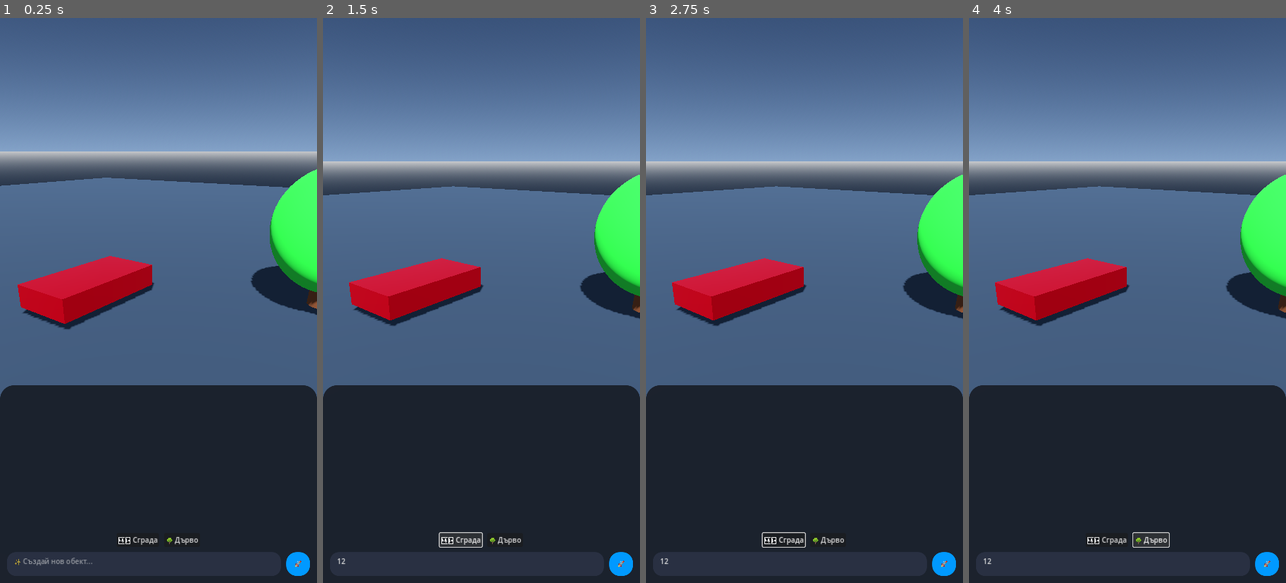
Above: before the commit, frames 1-4 (left to right).
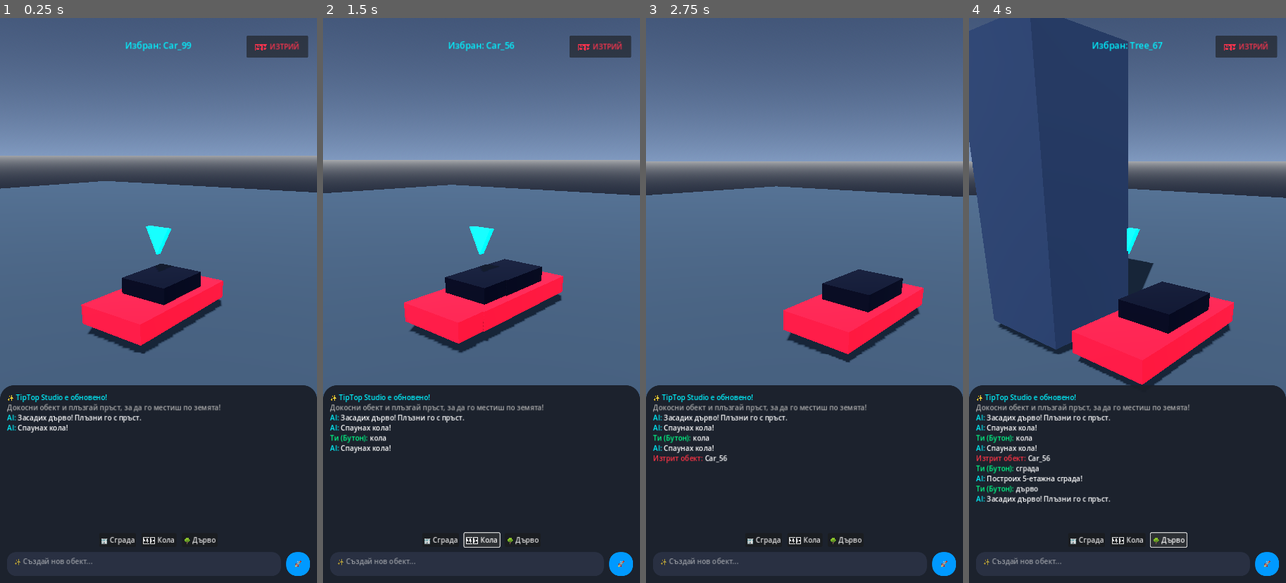
Above: after the commit, the same moments.

Repository: stanbg96/tiptop-game-engine
Game: Godot game, scene res://scenes/Main.tscn
Same seed, same stepped clock (60 frames per second), same inputs: the game is played once before the commit and once after it.
Inputs (mouse positions are in pixels of both pictures, inside the frame that each line leads up to):
- Up to frame 1 (0.25 s): no input
- Up to frame 2 (1.5 s): click (465, 566) at 0.52 s; type "12" at 0.6 s; click "🏎️ Сграда" (after the commit: "🏎️ Кола") at 1.25 s
- Up to frame 3 (2.75 s): click (924, 46) at 2 s, where only the run after the commit has a clickable "🗑️ ИЗТРИЙ"
- Up to frame 4 (4 s): click (1086, 537) at 2.75 s, where only the run after the commit has a clickable "🏢 Сграда"; click "🌳 Дърво" at 3.5 s

The runs differ from the first frame. In frame 1, 14% of the frame differs, in the area x 0-100%, y 3-94%; in frame 2, 16%; in frame 3, 15%; in frame 4, 39%, in the area x 0-100%, y 0-97%.
Error before the commit: Cannot call method 'append_text' on a null value. (res://scripts/StudioManager.gd:87)
Error after the commit: Invalid access to property or key 'size' on a base object of type 'CylinderMesh'. (res://scripts/StudioManager.gd:176)

Commit message:
Modern UX: Drag & Drop objects with finger, smart AI chat spawner, remove D-Pad

Diff:
--- a/scenes/Main.tscn
+++ b/scenes/Main.tscn
@@ -1,11 +1,11 @@
-[gd_scene load_steps=22 format=3 uid="uid://cxup6s1g2km8y"]
+[gd_scene load_steps=10 format=3 uid="uid://cxup6s1g2km8y"]
 
 [ext_resource type="Script" path="res://scripts/StudioManager.gd" id="1_mgr"]
 
 [sub_resource type="ProceduralSkyMaterial" id="ProceduralSkyMaterial_1"]
-sky_top_color = Color(0.12, 0.18, 0.28, 1)
-sky_horizon_color = Color(0.4, 0.5, 0.65, 1)
-ground_bottom_color = Color(0.1, 0.14, 0.2, 1)
+sky_top_color = Color(0.18, 0.25, 0.38, 1)
+sky_horizon_color = Color(0.5, 0.6, 0.75, 1)
+ground_bottom_color = Color(0.12, 0.15, 0.22, 1)
 
 [sub_resource type="Sky" id="Sky_1"]
 sky_material = SubResource("ProceduralSkyMaterial_1")
@@ -14,16 +14,15 @@
 background_mode = 2
 sky = SubResource("Sky_1")
 ambient_light_source = 2
-ambient_light_color = Color(0.6, 0.65, 0.75, 1)
+ambient_light_color = Color(0.65, 0.72, 0.82, 1)
 ambient_light_energy = 0.8
-tonemap_mode = 2
 
 [sub_resource type="PlaneMesh" id="PlaneMesh_floor"]
 size = Vector2(100, 100)
 
 [sub_resource type="StandardMaterial3D" id="StandardMaterial3D_floor"]
-albedo_color = Color(0.15, 0.2, 0.25, 1)
-roughness = 0.8
+albedo_color = Color(0.18, 0.24, 0.3, 1)
+roughness = 0.9
 
 [sub_resource type="BoxShape3D" id="BoxShape3D_floor"]
 size = Vector3(100, 0.5, 100)
@@ -35,32 +34,6 @@
 albedo_color = Color(0, 0.95, 1, 1)
 emission_enabled = true
 emission = Color(0, 0.95, 1, 1)
-
-[sub_resource type="BoxMesh" id="BoxMesh_car"]
-size = Vector3(2.2, 0.8, 4.4)
-
-[sub_resource type="StandardMaterial3D" id="StandardMaterial3D_car"]
-albedo_color = Color(0.9, 0.05, 0.15, 1)
-metallic = 0.8
-roughness = 0.2
-
-[sub_resource type="BoxShape3D" id="BoxShape3D_car"]
-size = Vector3(2.2, 0.8, 4.4)
-
-[sub_resource type="CylinderMesh" id="CylinderMesh_trunk"]
-top_radius = 0.4
-bottom_radius = 0.5
-height = 2.0
-
-[sub_resource type="StandardMaterial3D" id="StandardMaterial3D_trunk"]
-albedo_color = Color(0.35, 0.2, 0.1, 1)
-
-[sub_resource type="SphereMesh" id="SphereMesh_leaves"]
-radius = 2.0
-height = 4.0
-
-[sub_resource type="StandardMaterial3D" id="StandardMaterial3D_leaves"]
-albedo_color = Color(0.15, 0.65, 0.2, 1)
 
 [sub_resource type="StyleBoxFlat" id="StyleBoxFlat_chat_bg"]
 bg_color = Color(0.1, 0.12, 0.16, 0.95)
@@ -112,33 +85,9 @@
 
 [node name="WorldObjects" type="Node3D" parent="."]
 
-[node name="SportCar" type="StaticBody3D" parent="WorldObjects" groups=["selectable"]]
-transform = Transform3D(1, 0, 0, 0, 1, 0, 0, 0, 1, -3, 0.4, 0)
-
-[node name="Body" type="MeshInstance3D" parent="WorldObjects/SportCar"]
-mesh = SubResource("BoxMesh_car")
-surface_material_override/0 = SubResource("StandardMaterial3D_car")
-
-[node name="Col" type="CollisionShape3D" parent="WorldObjects/SportCar"]
-shape = SubResource("BoxShape3D_car")
-
-[node name="Tree" type="StaticBody3D" parent="WorldObjects" groups=["selectable"]]
-transform = Transform3D(1, 0, 0, 0, 1, 0, 0, 0, 1, 4, 1, -4)
-
-[node name="Trunk" type="MeshInstance3D" parent="WorldObjects/Tree"]
-mesh = SubResource("CylinderMesh_trunk")
-surface_material_override/0 = SubResource("StandardMaterial3D_trunk")
-
-[node name="Leaves" type="MeshInstance3D" parent="WorldObjects/Tree"]
-transform = Transform3D(1, 0, 0, 0, 1, 0, 0, 0, 1, 0, 1.5, 0)
-mesh = SubResource("SphereMesh_leaves")
-surface_material_override/0 = SubResource("StandardMaterial3D_leaves")
-
-[node name="Col" type="CollisionShape3D" parent="WorldObjects/Tree"]
-shape = SubResource("BoxShape3D_car")
-
 [node name="Camera3D" type="Camera3D" parent="."]
 transform = Transform3D(1, 0, 0, 0, 0.866025, 0.5, 0, -0.5, 0.866025, 0, 6, 10)
+current = true
 
 [node name="UI" type="CanvasLayer" parent="."]
 
@@ -147,6 +96,7 @@
 anchor_right = 1.0
 anchor_bottom = 0.65
 grow_horizontal = 2
+mouse_filter = 2
 
 [node name="SelectedName" type="Label" parent="UI/ToolsOverlay"]
 layout_mode = 1
@@ -159,62 +109,16 @@
 text = "Избран обект"
 horizontal_alignment = 1
 
-[node name="DPad" type="Control" parent="UI/ToolsOverlay"]
-layout_mode = 1
-anchors_preset = 2
-anchor_top = 1.0
-anchor_bottom = 1.0
-offset_left = 32.0
-offset_top = -220.0
-offset_right = 182.0
-offset_bottom = -70.0
-grow_vertical = 0
-
-[node name="Up" type="Button" parent="UI/ToolsOverlay/DPad"]
-layout_mode = 0
-offset_left = 50.0
-offset_top = 0.0
-offset_right = 110.0
-offset_bottom = 50.0
-text = "▲"
-
-[node name="Down" type="Button" parent="UI/ToolsOverlay/DPad"]
-layout_mode = 0
-offset_left = 50.0
-offset_top = 100.0
-offset_right = 110.0
-offset_bottom = 150.0
-text = "▼"
-
-[node name="Left" type="Button" parent="UI/ToolsOverlay/DPad"]
-layout_mode = 0
-offset_left = 0.0
-offset_top = 50.0
-offset_right = 50.0
-offset_bottom = 100.0
-text = "◀"
-
-[node name="Right" type="Button" parent="UI/ToolsOverlay/DPad"]
-layout_mode = 0
-offset_left = 110.0
-offset_top = 50.0
-offset_right = 160.0
-offset_bottom = 100.0
-text = "▶"
-
 [node name="DeleteBtn" type="Button" parent="UI/ToolsOverlay"]
 layout_mode = 1
-anchors_preset = 3
+anchors_preset = 1
 anchor_left = 1.0
-anchor_top = 1.0
 anchor_right = 1.0
-anchor_bottom = 1.0
-offset_left = -110.0
-offset_top = -120.0
-offset_right = -32.0
-offset_bottom = -70.0
+offset_left = -160.0
+offset_top = 40.0
+offset_right = -20.0
+offset_bottom = 90.0
 grow_horizontal = 0
-grow_vertical = 0
 theme_override_colors/font_color = Color(1, 0.2, 0.3, 1)
 text = "🗑️ ИЗТРИЙ"
 
@@ -249,9 +153,13 @@
 alignment = 1
 theme_override_constants/separation = 12
 
+[node name="BtnBld" type="Button" parent="UI/ChatPanel/VBox/Chips"]
+layout_mode = 2
+text = "🏢 Сграда"
+
 [node name="BtnCar" type="Button" parent="UI/ChatPanel/VBox/Chips"]
 layout_mode = 2
-text = "🏎️ Сграда"
+text = "🏎️ Кола"
 
 [node name="BtnTree" type="Button" parent="UI/ChatPanel/VBox/Chips"]
 layout_mode = 2
@@ -281,11 +189,8 @@
 theme_override_styles/normal = SubResource("StyleBoxFlat_send_btn")
 text = "🚀"
 
-[connection signal="pressed" from="UI/ToolsOverlay/DPad/Up" to="." method="_on_btn_up"]
-[connection signal="pressed" from="UI/ToolsOverlay/DPad/Down" to="." method="_on_btn_down"]
-[connection signal="pressed" from="UI/ToolsOverlay/DPad/Left" to="." method="_on_btn_left"]
-[connection signal="pressed" from="UI/ToolsOverlay/DPad/Right" to="." method="_on_btn_right"]
 [connection signal="pressed" from="UI/ToolsOverlay/DeleteBtn" to="." method="_on_btn_delete"]
-[connection signal="pressed" from="UI/ChatPanel/VBox/Chips/BtnCar" to="." method="_on_chip_pressed" binds= ["сграда"]]
+[connection signal="pressed" from="UI/ChatPanel/VBox/Chips/BtnBld" to="." method="_on_chip_pressed" binds= ["сграда"]]
+[connection signal="pressed" from="UI/ChatPanel/VBox/Chips/BtnCar" to="." method="_on_chip_pressed" binds= ["кола"]]
 [connection signal="pressed" from="UI/ChatPanel/VBox/Chips/BtnTree" to="." method="_on_chip_pressed" binds= ["дърво"]]
 [connection signal="pressed" from="UI/ChatPanel/VBox/Margin2/InputRow/SendBtn" to="." method="_on_send_chat"]
--- a/scripts/StudioManager.gd
+++ b/scripts/StudioManager.gd
@@ -4,22 +4,31 @@
 @onready var indicator: MeshInstance3D = $SelectionIndicator
 @onready var tools_ui: Control = $UI/ToolsOverlay
 @onready var selected_lbl: Label = $UI/ToolsOverlay/SelectedName
-@onready var chat_log: RichTextLabel = $UI/ChatPanel/VBox/Log
-@onready var chat_input: TextEdit = $UI/ChatPanel/VBox/InputRow/ChatInput
+@onready var chat_log: RichTextLabel = $UI/ChatPanel/VBox/Margin1/Log
+@onready var chat_input: TextEdit = $UI/ChatPanel/VBox/Margin2/InputRow/ChatInput
 @onready var world_spawn: Node3D = $WorldObjects
 
 var selected_node: Node3D = null
+var is_dragging_obj: bool = false
+var obj_start_y: float = 0.0
+
 var cam_yaw: float = 0.7
 var cam_pitch: float = -0.4
 var cam_dist: float = 12.0
+var cam_target: Vector3 = Vector3.ZERO
 
 func _ready():
     indicator.visible = false
     tools_ui.visible = false
-    _add_log("[color=#00f2fe]✨ TipTop AI Studio[/color] е готово!")
-    _add_log("[color=#aaaaaa]Докосни дървото или колата, за да ги местиш.[/color]")
+    _add_log("[color=#00f2fe]✨ TipTop Studio е обновено![/color]")
+    _add_log("[color=#aaaaaa]Докосни обект и плъзгай пръст, за да го местиш по земята![/color]")
+
+    # Стартови обекти за тест
+    _build_procedural_object("дърво")
+    _build_procedural_object("кола")
 
 func _process(delta):
+    # Анимация на маркера
     if selected_node and is_instance_valid(selected_node):
         indicator.visible = true
         var bounce = sin(Time.get_ticks_msec() * 0.005) * 0.2
@@ -27,30 +36,46 @@
     else:
         indicator.visible = false
 
-    var target = selected_node.global_position if selected_node else Vector3.ZERO
+    # Плавно движение на камерата
+    var target = selected_node.global_position if selected_node else cam_target
     var offset = Vector3(
         sin(cam_yaw) * cos(cam_pitch) * cam_dist,
         -sin(cam_pitch) * cam_dist,
         cos(cam_yaw) * cos(cam_pitch) * cam_dist
     )
-    camera.global_position = camera.global_position.lerp(target + offset, 8.0 * delta)
+    camera.global_position = camera.global_position.lerp(target + offset, 10.0 * delta)
     camera.look_at(target + Vector3(0, 0.5, 0), Vector3.UP)
 
-# ВАЖНО: _unhandled_input гарантира, че ако натиснеш бутон, играта няма да отмаркира обекта!
 func _unhandled_input(event):
     var view_h = get_viewport().size.y
-    var zone_3d_h = view_h * 0.7
+    var zone_3d_h = view_h * 0.7 # Горните 70% от екрана
 
-    if event is InputEventScreenTouch and event.pressed:
+    if event is InputEventScreenTouch:
         if event.position.y < zone_3d_h:
-            _raycast_select(event.position)
+            if event.pressed:
+                # Опитваме да селектираме обект
+                if _raycast_select(event.position):
+                    is_dragging_obj = true
+                else:
+                    is_dragging_obj = false
+            else:
+                is_dragging_obj = false
 
     elif event is InputEventScreenDrag:
-        if event.position.y < zone_3d_h and not tools_ui.visible:
-            cam_yaw -= event.relative.x * 0.005
-            cam_pitch = clamp(cam_pitch + event.relative.y * 0.005, -1.2, -0.1)
+        if event.position.y < zone_3d_h:
+            if is_dragging_obj and selected_node and is_instance_valid(selected_node):
+                # DRAG & DROP: Местим обекта по пода
+                var drop_pos = _get_floor_pos(event.position)
+                if drop_pos != Vector3.INF:
+                    selected_node.global_position.x = drop_pos.x
+                    selected_node.global_position.z = drop_pos.z
+            else:
+                # ОРБИТА: Въртим камерата
+                cam_yaw -= event.relative.x * 0.005
+                cam_pitch = clamp(cam_pitch + event.relative.y * 0.005, -1.2, -0.1)
 
-func _raycast_select(screen_pos: Vector2):
+# Търси обект под пръста
+func _raycast_select(screen_pos: Vector2) -> bool:
     var from = camera.project_ray_origin(screen_pos)
     var to = from + camera.project_ray_normal(screen_pos) * 100.0
     var space = get_world_3d().direct_space_state
@@ -59,21 +84,24 @@
 
     if res and res.collider.is_in_group("selectable"):
         selected_node = res.collider.get_parent() if res.collider is CollisionShape3D else res.collider
-        selected_lbl.text = "Избран обект: " + selected_node.name
+        selected_lbl.text = "Избран: " + selected_node.name
         tools_ui.visible = true
+        return true
     else:
         selected_node = null
         tools_ui.visible = false
+        return false
 
-# БУТОНИ ЗА МЕСТЕНЕ И ИЗТРИВАНЕ (Вече работят перфектно)
-func _move_obj(axis: Vector3):
-    if selected_node and is_instance_valid(selected_node):
-        selected_node.global_position += axis * 1.0
-
-func _on_btn_up(): _move_obj(Vector3.FORWARD)
-func _on_btn_down(): _move_obj(Vector3.BACK)
-func _on_btn_left(): _move_obj(Vector3.LEFT)
-func _on_btn_right(): _move_obj(Vector3.RIGHT)
+# Математика за плъзгане по 3D пода
+func _get_floor_pos(screen_pos: Vector2) -> Vector3:
+    var from = camera.project_ray_origin(screen_pos)
+    var dir = camera.project_ray_normal(screen_pos)
+    # Математическа равнина на височина 0 (пода)
+    var plane = Plane(Vector3.UP, 0.0)
+    var intersect = plane.intersects_ray(from, dir)
+    if intersect != null:
+        return intersect
+    return Vector3.INF
 
 func _on_btn_delete():
     if selected_node and is_instance_valid(selected_node):
@@ -81,6 +109,7 @@
         selected_node.queue_free()
         selected_node = null
         tools_ui.visible = false
+        is_dragging_obj = false
         _add_log("[color=#ff3344]Изтрит обект:[/color] " + n)
 
 func _add_log(msg: String):
@@ -94,11 +123,14 @@
     _build_procedural_object(txt.to_lower())
 
 func _on_chip_pressed(txt: String):
-    chat_input.text = txt
-    _on_send_chat()
+    chat_input.text = ""
+    _add_log("[color=#00ff88]Ти (Бутон):[/color] " + txt)
+    _build_procedural_object(txt.to_lower())
 
 func _build_procedural_object(prompt: String):
-    var pos = Vector3(randf_range(-4, 4), 0, randf_range(-4, -1))
+    # Спаунва точно пред камерата
+    var pos = cam_target + Vector3(randf_range(-2, 2), 0, randf_range(-2, 2))
+
     var obj = StaticBody3D.new()
     obj.position = pos
     obj.add_to_group("selectable")
@@ -108,51 +140,53 @@
         _add_mesh(obj, CylinderMesh.new(), Vector3(0.5, 1.5, 0.5), Vector3(0, 0.75, 0), Color(0.35, 0.2, 0.1))
         _add_mesh(obj, SphereMesh.new(), Vector3(3, 3, 3), Vector3(0, 2.5, 0), Color(0.1, 0.65, 0.2))
         _add_col(obj, Vector3(2, 4, 2), Vector3(0, 2, 0))
-        _add_log("[color=#00f2fe]AI:[/color] Засадих голямо дърво!")
+        _add_log("[color=#00f2fe]AI:[/color] Засадих дърво! Плъзни го с пръст.")
 
-    elif "сграда" in prompt or "блок" in prompt or "къща" in prompt:
+    elif "сграда" in prompt or "блок" in prompt:
         obj.name = "Building_" + str(randi()%100)
-        var floors = randi_range(3, 8)
+        var floors = randi_range(3, 7)
         var h = floors * 1.5
-        _add_mesh(obj, BoxMesh.new(), Vector3(3, h, 3), Vector3(0, h/2, 0), Color(0.2, 0.25, 0.35))
-        _add_mesh(obj, BoxMesh.new(), Vector3(3.2, 0.4, 3.2), Vector3(0, h, 0), Color(0.9, 0.1, 0.3))
+        _add_mesh(obj, BoxMesh.new(), Vector3(3, h, 3), Vector3(0, h/2, 0), Color(0.15, 0.2, 0.3))
         _add_col(obj, Vector3(3, h, 3), Vector3(0, h/2, 0))
         _add_log("[color=#00f2fe]AI:[/color] Построих " + str(floors) + "-етажна сграда!")
 
-    elif "кола" in prompt or "автомобил" in prompt:
+    elif "кола" in prompt:
         obj.name = "Car_" + str(randi()%100)
-        _add_mesh(obj, BoxMesh.new(), Vector3(2.2, 0.6, 4.4), Vector3(0, 0.5, 0), Color(1.0, 0.7, 0.0))
-        _add_mesh(obj, BoxMesh.new(), Vector3(1.6, 0.5, 2.0), Vector3(0, 1.05, -0.2), Color(0.1, 0.15, 0.25))
+        _add_mesh(obj, BoxMesh.new(), Vector3(2.2, 0.6, 4.4), Vector3(0, 0.5, 0), Color(0.9, 0.1, 0.2))
+        _add_mesh(obj, BoxMesh.new(), Vector3(1.6, 0.5, 2.0), Vector3(0, 1.05, -0.2), Color(0.05, 0.05, 0.1))
         _add_col(obj, Vector3(2.2, 1.2, 4.4), Vector3(0, 0.6, 0))
-        _add_log("[color=#00f2fe]AI:[/color] Доставих нова кола!")
+        _add_log("[color=#00f2fe]AI:[/color] Спаунах кола!")
 
     else:
-        obj.name = "Shape_" + str(randi()%100)
+        obj.name = "Block_" + str(randi()%100)
         var col = Color(randf(), randf(), randf())
         _add_mesh(obj, BoxMesh.new(), Vector3(1.5, 1.5, 1.5), Vector3(0, 0.75, 0), col)
         _add_col(obj, Vector3(1.5, 1.5, 1.5), Vector3(0, 0.75, 0))
-        _add_log("[color=#00f2fe]AI:[/color] Създадох цветен блок.")
+        _add_log("[color=#00f2fe]AI:[/color] Създадох блок.")
 
     world_spawn.add_child(obj)
+
+    # Автоматично го избираме
     selected_node = obj
-    selected_lbl.text = "Избран обект: " + obj.name
+    selected_lbl.text = "Избран: " + obj.name
     tools_ui.visible = true
 
 func _add_mesh(parent: Node3D, primitive: Mesh, scale_vec: Vector3, pos: Vector3, col: Color):
     var m = MeshInstance3D.new()
     primitive.size = scale_vec if primitive is BoxMesh else primitive.size
     if primitive is CylinderMesh:
-        primitive.top_radius = scale_vec.x
-        primitive.bottom_radius = scale_vec.x
+        primitive.top_radius = scale_vec.x * 0.5
+        primitive.bottom_radius = scale_vec.x * 0.5
         primitive.height = scale_vec.y
     if primitive is SphereMesh:
-        primitive.radius = scale_vec.x / 2.0
+        primitive.radius = scale_vec.x * 0.5
         primitive.height = scale_vec.y
     m.mesh = primitive
     m.position = pos
     var mat = StandardMaterial3D.new()
     mat.albedo_color = col
     mat.roughness = 0.3
+    mat.metallic = 0.1
     m.material_override = mat
     parent.add_child(m)
 
